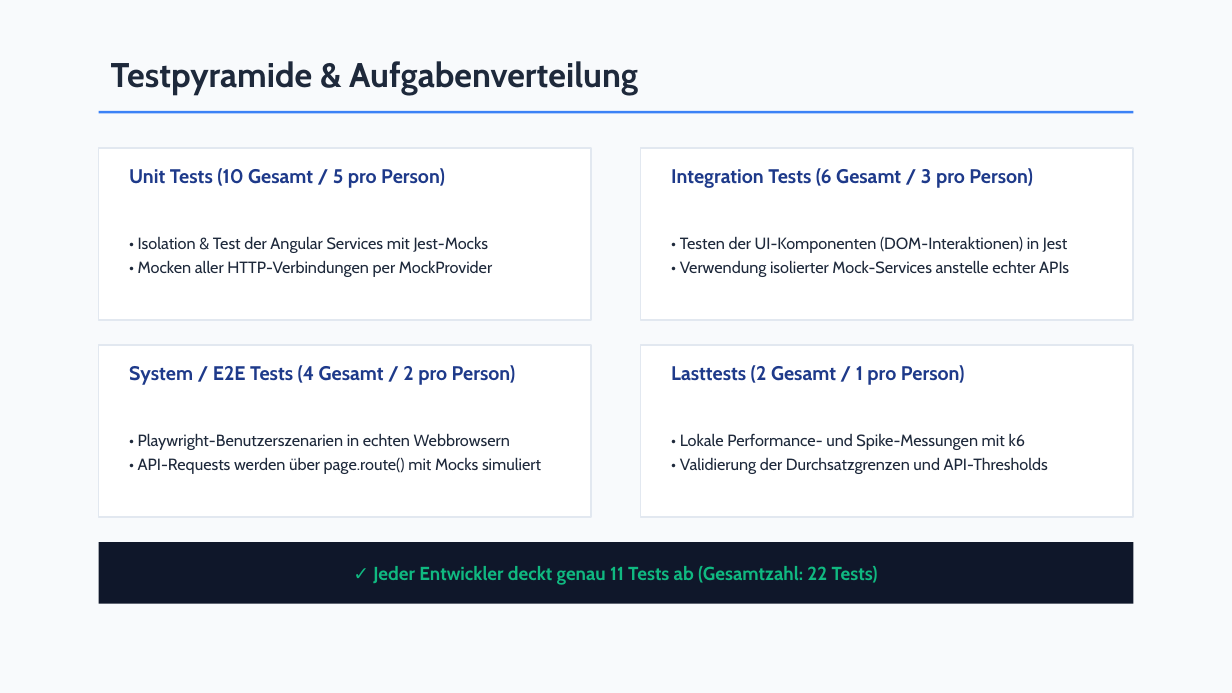
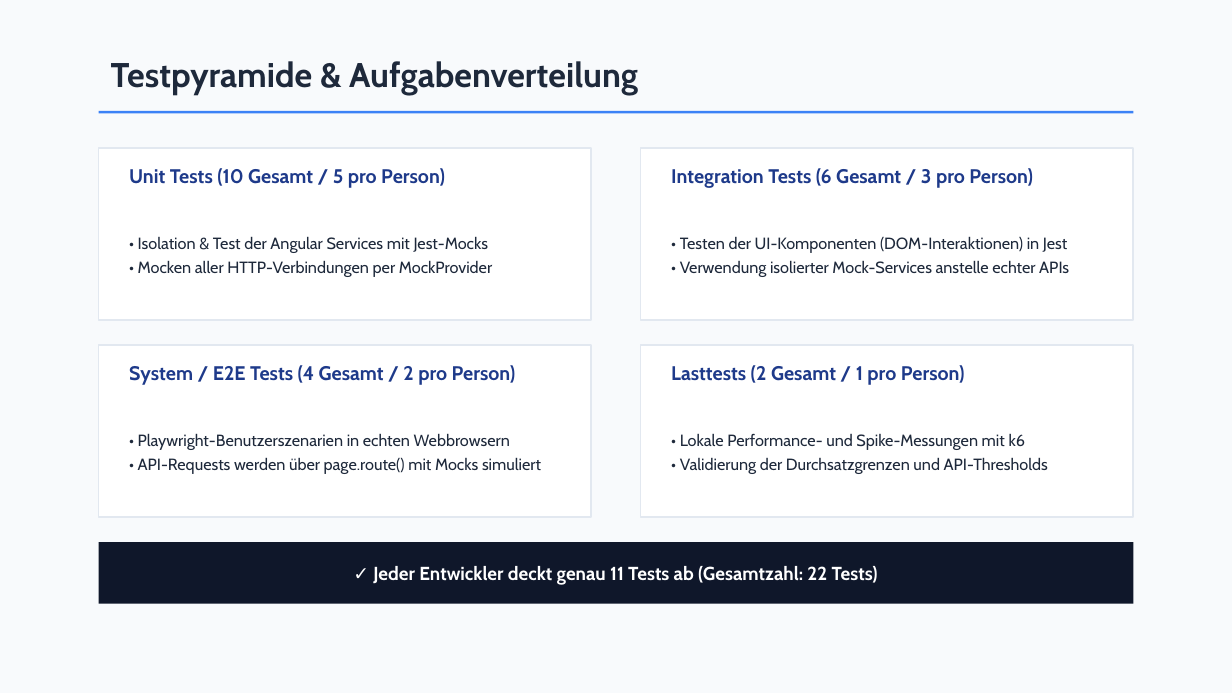
Before and after one commit to AldinMemic187/school-management-system, a slide deck: slide 3 of PRESENTATION.pptx. Drawn at 1232x693 pixels with LibreOffice and Linux fonts; fonts in the diff are those of the drawing. Boxes give left, top, right and bottom in pixels: in the first picture for what was removed or moved away, otherwise in the second. Text is boxed around its words. In the diff, an @@ line names an element or a change of style, - is before the commit and + after.

```diff
--- a/PRESENTATION.pptx
+++ b/PRESENTATION.pptx
@@ text "✓ Jeder Entwickler deckt genau ..." at <box>373,566,878,585</box>: text colour #10B981 to #FFFFFF @@
```
Also in this commit, not shown: 4 other slides changed.
